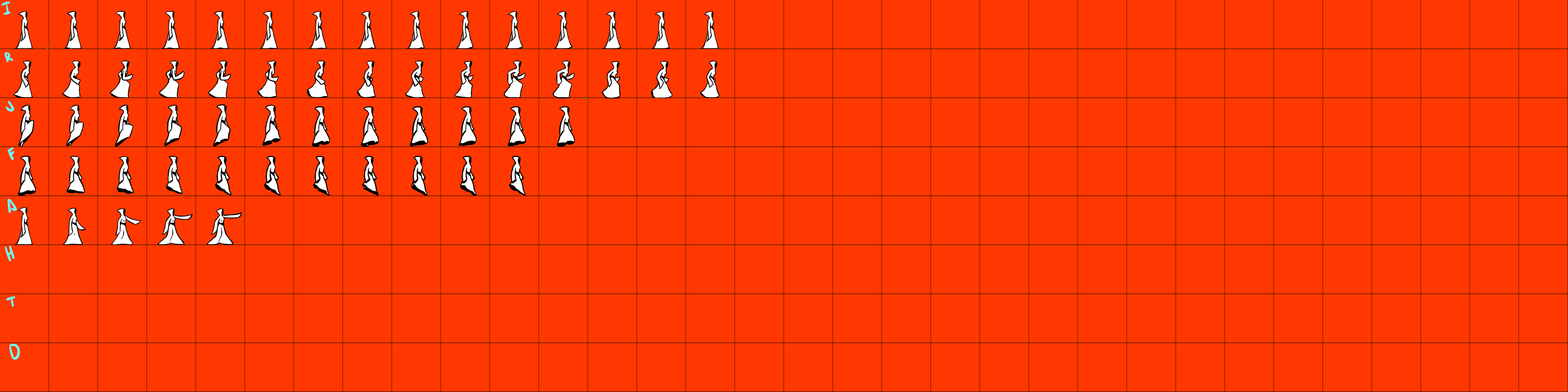
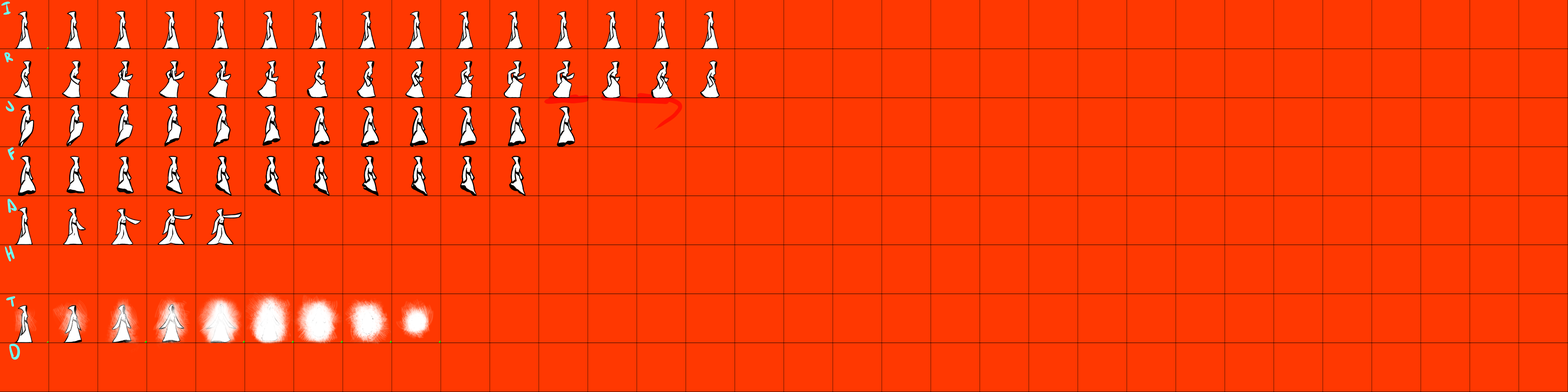
Comparing the layer stacks of the two 1568px x 392px images. Changes:
added layer "Layer19" above "A_transform" over left=13, top=290, right=430, bottom=352
added layer "A_transform" above "Layer18" over left=13, top=303, right=441, bottom=344
added layer "Layer18" above "A_attack" over left=14, top=291, right=434, bottom=345
painted on "A_run" over left=545, top=93, right=677, bottom=100
painted on "grid" over left=48, top=93, right=683, bottom=344
painted on "Layer17" over left=543, top=93, right=683, bottom=131
